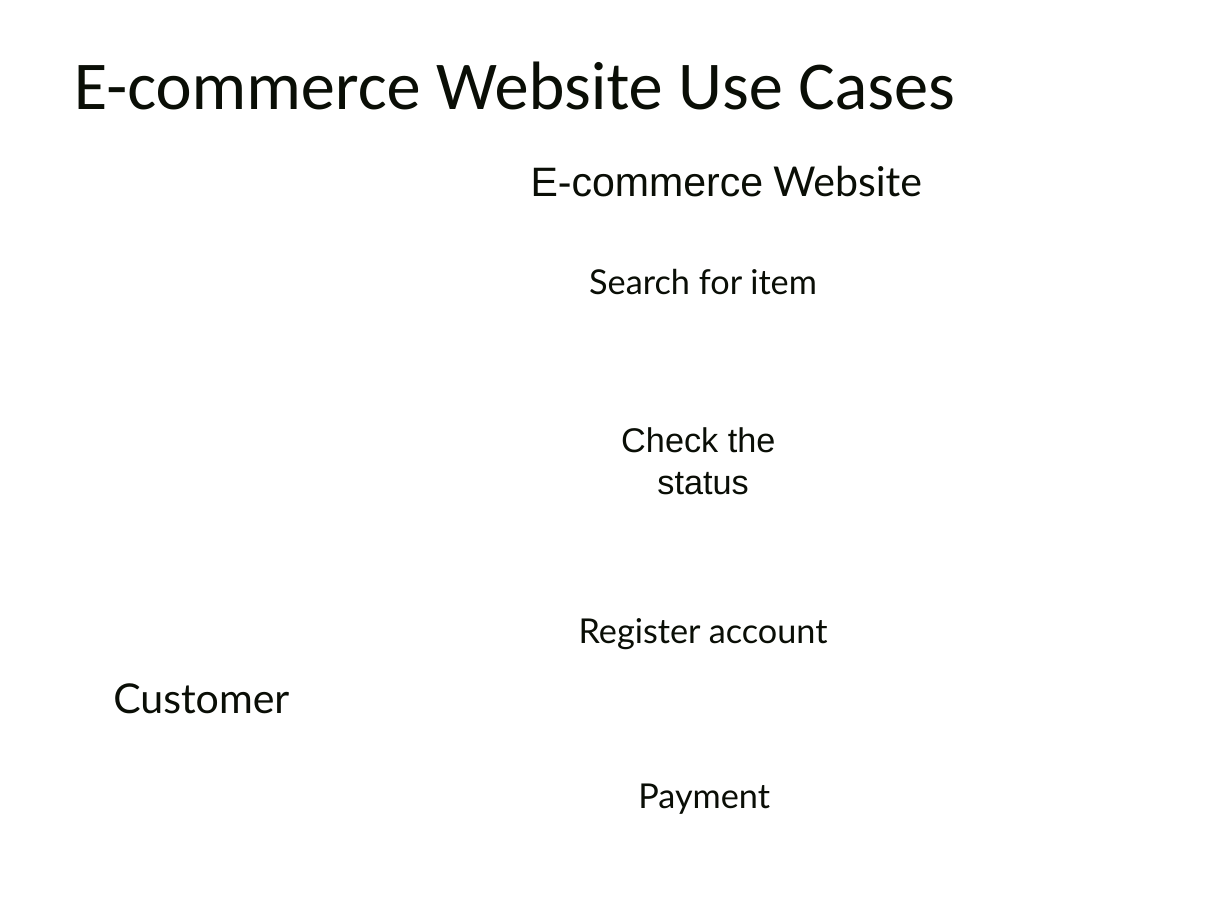
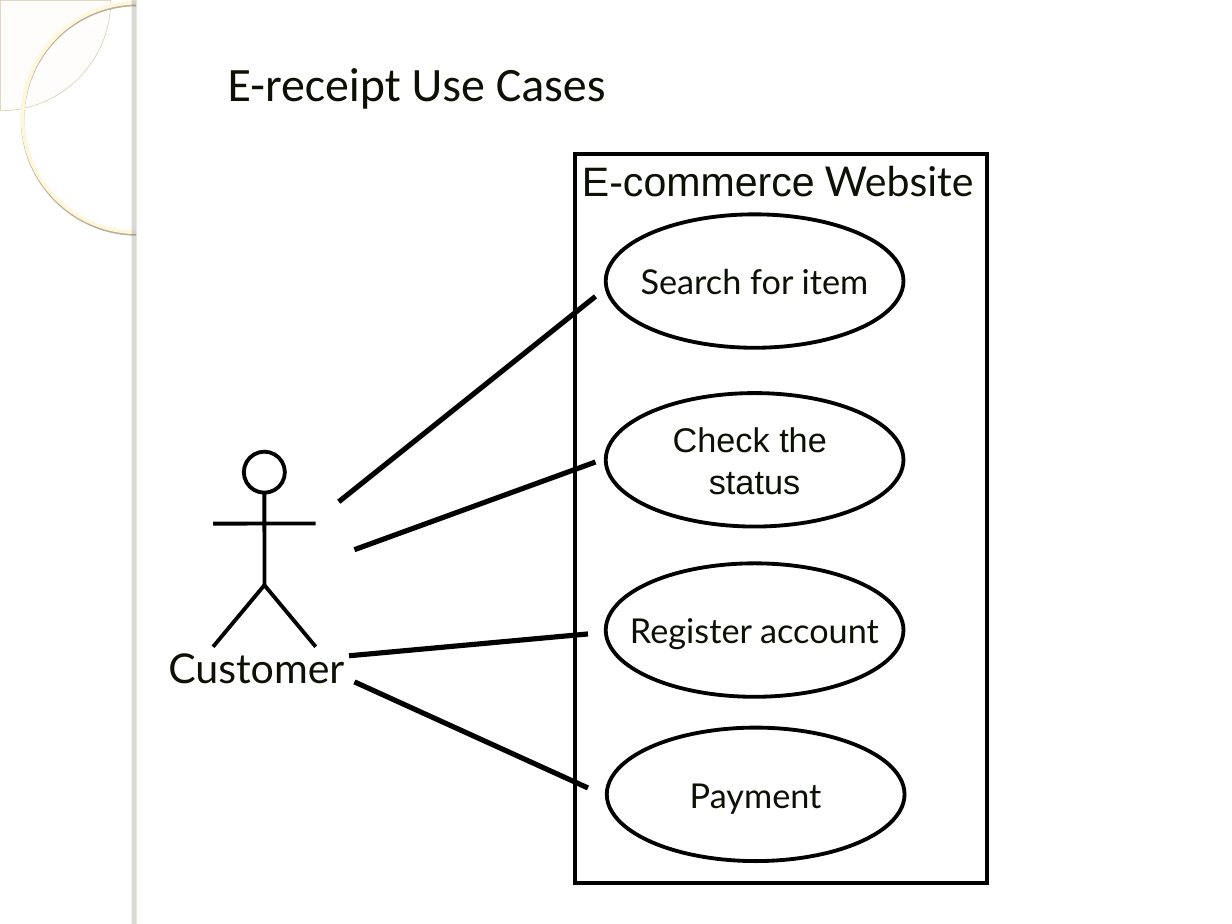
Before and after one commit to bugChanger/E-receipit_for_CSE404, a slide deck: slide 20 of MVC & use_case.ppt. Drawn at 1232x924 pixels with LibreOffice and Linux fonts; fonts in the diff are those of the drawing; background and template pictures are left out. Boxes give left, top, right and bottom in pixels: in the first picture for what was removed or moved away, otherwise in the second. Text is boxed around its words. In the diff, an @@ line names an element or a change of style, - is before the commit and + after.

```diff
--- a/MVC & use_case.ppt
+++ b/MVC & use_case.ppt
@@ freeform shape added at [0, 0, 111, 111], fill #FEFAF4 at 33% opacity, outline #D2C39E 0.26 pt @@
@@ ellipse added at [22, 2, 251, 232], outline #FFF6DB 2.15 pt @@
@@ rectangle added at [137, 0, 1232, 924], fill #FFFFFF @@
@@ rectangle added at [137, 0, 147, 924], fill #FFFFFF @@
@@ title at [228, 68, 606, 109]: text changed; size 40 to 28 pt; text colour #0A0E06 to #0D1105 @@
-E-commerce Website Use Cases
+E-receipt Use Cases
@@ text "E-commerce Website" at [582, 165, 974, 197]: text colour #0A0E06 to #0D1105 @@
@@ rectangle at [575, 154, 988, 883]: outline #FFFFFF 2.24 pt to #000000 2.24 pt @@
@@ line (339, 501) - (595, 297): stroke #FFFFFF 3 pt to #000000 3 pt @@
@@ ellipse at [244, 452, 285, 493]: outline #FFFFFF 2.24 pt to #000000 2.24 pt @@
@@ 4 ellipses, 4 lines, 1 text, 1 rectangle: place and size @@
-4 ellipses, 4 lines, 1 text, 1 rectangle at [287, 154, 936, 883]
+4 ellipses, 4 lines, 1 text, 1 rectangle at [339, 154, 988, 883]
@@ line (355, 549) - (595, 462): stroke #FFFFFF 3 pt to #000000 3 pt @@
@@ line (265, 493) - (265, 585): stroke #FFFFFF 2.24 pt to #000000 2.24 pt @@
@@ 2 lines, 1 text, 1 ellipse: place and size @@
-2 lines, 1 text, 1 ellipse at [113, 482, 289, 714]
+2 lines, 1 text, 1 ellipse at [168, 452, 344, 684]
@@ line (315, 524) - (213, 524): stroke #FFFFFF 2.24 pt to #000000 2.24 pt @@
@@ line moved from (261, 676) - (209, 615) to (213, 647) - (265, 585) @@
@@ line (213, 647) - (265, 585): stroke #FFFFFF 2.24 pt to #000000 2.24 pt @@
@@ line moved from (158, 676) - (209, 615) to (315, 647) - (265, 585) @@
@@ line (315, 647) - (265, 585): stroke #FFFFFF 2.24 pt to #000000 2.24 pt @@
@@ text "Customer" at [168, 647, 344, 684]: text colour #0A0E06 to #0D1105 @@
@@ line (349, 655) - (588, 634): stroke #FFFFFF 3 pt to #000000 3 pt @@
@@ line (355, 681) - (588, 788): stroke #FFFFFF 3 pt to #000000 3 pt @@
@@ text colour #0A0E06 to #0D1105; outline #FFFFFF 2.24 pt to #000000 2.24 pt in 4 elements at [606, 214, 904, 347], [606, 393, 904, 526], [606, 563, 904, 696], [607, 728, 906, 861] @@
```
Also in this commit, not shown: 1 other slide changed, 21 slides added, 20 slides removed.
